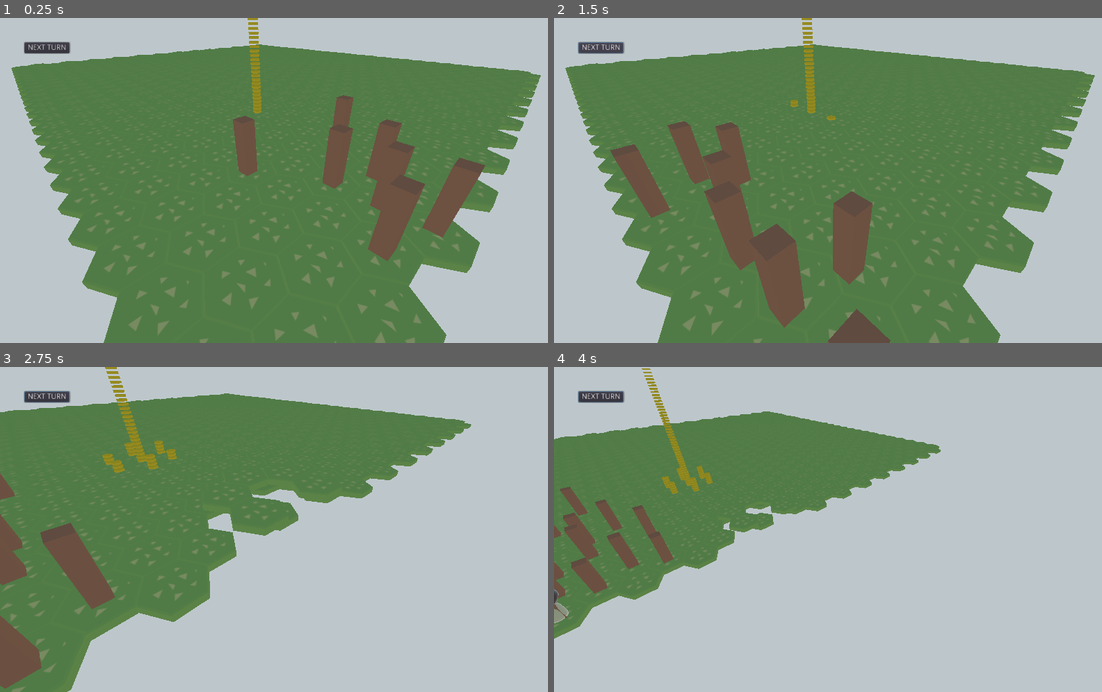
Above: before the commit, frames 1-4 (two rows, left to right).
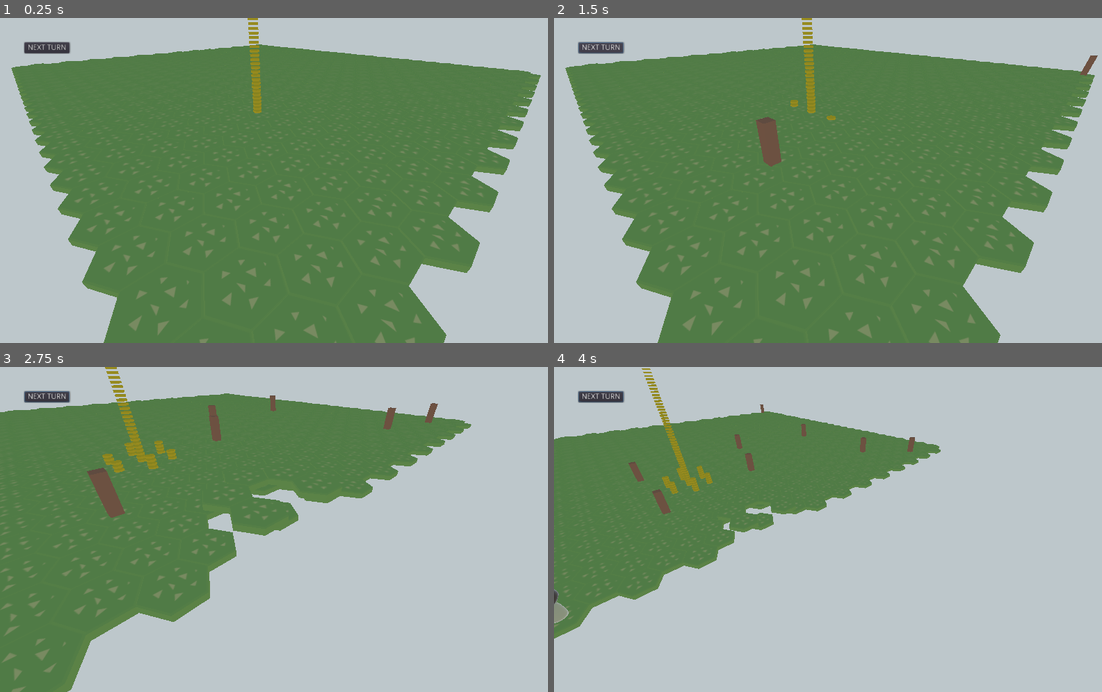
Above: after the commit, the same moments.

Repository: BVenturaDev/UMM
Game: Godot game, scene res://scenes/levels/main_level.tscn
Two runs of this game, one before a commit and one after it. Both use one fixed random seed, a clock stepped at 60 frames per second and the inputs below.
Inputs (mouse positions are in pixels of both pictures, inside the frame that each line leads up to):
- Up to frame 1 (0.25 s): no input
- Up to frame 2 (1.5 s): click "NEXT TURN" at 0.5 s; click "NEXT TURN" at 1.25 s
- Up to frame 3 (2.75 s): tap Enter (ui_accept) at 2, 2.27 s; move the mouse to (400, 513) at 2.02 s; hold Right (ui_right) from 2.03 s (still down); click (400, 513) at 2.17 s
- Up to frame 4 (4 s): move the mouse to (718, 545) at 2.77 s; release Right (ui_right) at 2.78 s; hold Down (ui_down) 2.78-3.53 s; tap Enter (ui_accept) at 3.02 s; move the mouse to (888, 458) at 3.52 s; hold Right (ui_right) from 3.53 s (still down)

The runs differ from the first frame. In frame 1, 5.4% of the frame differs, in the area x 42-89%, y 23-75%; in frame 2, 9.0%, in the area x 10-100%, y 11-100%; in frame 3, 4.3%; in frame 4, 2.5%.

Commit message:
Critters spawn randomly around the map on empy tiles

Diff:
--- a/project.godot
+++ b/project.godot
@@ -40,6 +40,7 @@
 
 Globals="*res://src/singletons/globals.gd"
 GameSignals="*res://src/singletons/game_signals.gd"
+TilesReferences="*res://src/singletons/tiles_references.gd"
 
 [debug]
 
--- a/scenes/levels/main_level.tscn
+++ b/scenes/levels/main_level.tscn
@@ -1,10 +1,8 @@
-[gd_scene load_steps=15 format=2]
+[gd_scene load_steps=13 format=2]
 
-[ext_resource path="res://scenes/props/grid_editor.tscn" type="PackedScene" id=1]
 [ext_resource path="res://scenes/props/grid.tscn" type="PackedScene" id=2]
 [ext_resource path="res://scenes/entities/fungus.tscn" type="PackedScene" id=3]
 [ext_resource path="res://scenes/entities/control_camera.tscn" type="PackedScene" id=4]
-[ext_resource path="res://scenes/entities/critter.tscn" type="PackedScene" id=5]
 [ext_resource path="res://scenes/entities/gather_shroom.tscn" type="PackedScene" id=6]
 [ext_resource path="res://src/states/game/player_turn.gd" type="Script" id=7]
 [ext_resource path="res://src/states/game/nature_turn.gd" type="Script" id=8]
@@ -50,9 +48,6 @@
 [node name="nature_turn" type="Node" parent="state_machine"]
 script = ExtResource( 8 )
 
-[node name="grid_editor" parent="." instance=ExtResource( 1 )]
-map_size = 8
-
 [node name="grid" parent="." instance=ExtResource( 2 )]
 
 [node name="Control_Camera" parent="." instance=ExtResource( 4 )]
@@ -76,37 +71,6 @@
 "nature",
 ] instance=ExtResource( 3 )]
 
-[node name="critters" type="Spatial" parent="."]
-
-[node name="critter4" parent="critters" instance=ExtResource( 5 )]
-transform = Transform( 1, 0, 0, 0, 1, 0, 0, 0, 1, 6.00668, 0.279601, 4.40851 )
-tween = NodePath("../critter/Tween")
-coord_x = 1
-
-[node name="critter5" parent="critters" instance=ExtResource( 5 )]
-transform = Transform( 1, 0, 0, 0, 1, 0, 0, 0, 1, 2.46351, 0.2796, 7.48031 )
-coord_x = 2
-
-[node name="critter6" parent="critters" instance=ExtResource( 5 )]
-transform = Transform( 1, 0, 0, 0, 1, 0, 0, 0, 1, 1.57596, 0.2796, 6.05869 )
-coord_x = 3
-
-[node name="critter7" parent="critters" instance=ExtResource( 5 )]
-transform = Transform( 1, 0, 0, 0, 1, 0, 0, 0, 1, 0.122629, 0.2796, 6.21586 )
-coord_x = 4
-
-[node name="critter" parent="critters" instance=ExtResource( 5 )]
-transform = Transform( 1, 0, 0, 0, 1, 0, 0, 0, 1, 3.33366, 0.2796, 6.01572 )
-coord_x = 5
-
-[node name="critter2" parent="critters" instance=ExtResource( 5 )]
-transform = Transform( 1, 0, 0, 0, 1, 0, 0, 0, 1, 0.830751, 0.2796, 4.48572 )
-coord_x = 6
-
-[node name="critter3" parent="critters" instance=ExtResource( 5 )]
-transform = Transform( 1, 0, 0, 0, 1, 0, 0, 0, 1, 5.04184, 0.2796, 8.9928 )
-coord_y = 1
-
 [node name="gather_shroom" parent="." instance=ExtResource( 6 )]
 transform = Transform( 0.75, 0, 0, 0, 0.75, 0, 0, 0, 0.75, 0, 0.350209, 0 )
 
--- a/scenes/props/tile.tscn
+++ b/scenes/props/tile.tscn
@@ -3,7 +3,9 @@
 [ext_resource path="res://scenes/props/hex_tile.tscn" type="PackedScene" id=1]
 [ext_resource path="res://src/props/tile.gd" type="Script" id=2]
 
-[node name="tile" type="Spatial"]
+[node name="tile" type="Spatial" groups=[
+"tile",
+]]
 script = ExtResource( 2 )
 
 [node name="hex_tile" parent="." instance=ExtResource( 1 )]
--- a/src/entities/critter.gd
+++ b/src/entities/critter.gd
@@ -9,15 +9,18 @@
 
 var current_tile: Tile setget set_current_tile
 
-func set_current_tile(new_value: Tile) -> void:
+func set_current_tile(new_tile: Tile) -> void:
 	if not is_instance_valid(current_tile):
-		current_tile = new_value
+		current_tile = new_tile
 		return
+	coord_x = new_tile.x
+	coord_y = new_tile.y
 	# Clean of the current tile
 	current_tile.critter = null
-	current_tile = new_value
+	current_tile = new_tile
 	# Assign to the new tile
 	current_tile.critter = self
+	actualize_neighbors()
 
 
 func _ready() -> void:
--- a/src/props/grid.gd
+++ b/src/props/grid.gd
@@ -1,6 +1,5 @@
 extends Spatial
 # Constants
-const MAP_SIZE = 50
 const X_OFFSET: float = 1.7
 const Z_OFFSET: float = 1.5
 
@@ -14,7 +13,6 @@
 
 func _ready() -> void:
 	Globals.grid = self
-	# Clean editor, just
 	# Generate the grid
 	_generate_grid(Globals.MAP_SIZE)
 
--- a/src/props/tile.gd
+++ b/src/props/tile.gd
@@ -14,9 +14,20 @@
 var odd_row: bool = false
 var owner_fungus: Object = null
 var turn_used: bool = false
-var critter: Spatial = null
+var critter: Object = null setget set_critter
+
+func set_critter(new_value: Object) -> void:
+	if not new_value:
+		TilesReferences.tile_without_critter(self)
+	else:
+		TilesReferences.tile_with_critter(self)
+	critter = new_value
 # Array of all food stored in this tile
 var tile_food: Array = []
+
+func _ready() -> void:
+	# Initialize the reference dictionary for tiles without critters
+	self.critter = null
 
 func spawn_food() -> void:
 	var new_food = food.instance()
--- a/src/singletons/globals.gd
+++ b/src/singletons/globals.gd
@@ -2,11 +2,11 @@
 
 # Constants
 const DEBUG: bool = false
-const DEBUG_SM: bool = true
+const DEBUG_SM: bool = false
 # Map size - *** MUST BE EVEN ***
 const MAP_SIZE: int = 26
 
-var grid: Object = null
+var grid: Object
 var rng = RandomNumberGenerator.new()
 
 func _ready() -> void:
--- a/src/singletons/tiles_references.gd
+++ b/src/singletons/tiles_references.gd
@@ -1 +1,29 @@
 extends Node
+
+var empty_tiles := {}
+
+func _ready() -> void:
+	empty_tiles.clear()
+	# This wait for the first frame to succed
+	yield(get_tree(),"idle_frame")
+#	for tile in get_tree().get_nodes_in_group("tile"):
+#		if not is_instance_valid(tile.critter):
+#			empty_tiles[tile.name] = tile
+
+func get_tiles_without_critters() -> Array:
+	return empty_tiles.keys()
+
+func tile_without_critter(tile: Object) -> void:
+	empty_tiles[tile.name] = tile
+
+func tile_with_critter(tile: Object) -> void:
+	# warning-ignore:return_value_discarded
+	empty_tiles.erase(tile.name)
+
+func get_random_tile_without_critter() -> Object:
+	if empty_tiles.size() > 0:
+		var all_keys = empty_tiles.keys()
+		all_keys.shuffle()
+		var random_tile = empty_tiles.get(all_keys[0])
+		return random_tile
+	return null
--- a/src/states/game/nature_turn.gd
+++ b/src/states/game/nature_turn.gd
@@ -36,6 +36,10 @@
 
 func _spawn_critter() -> void:
 	var critter : Critter = critter_scene.instance()
-	critter.current_tile = null
+	var random_tile: Spatial = TilesReferences.get_random_tile_without_critter()
+	if not is_instance_valid(random_tile):
+		return
+	critter.transform.origin = random_tile.transform.origin
+	critter.set_coord(random_tile.x,random_tile.y)
 	get_tree().current_scene.add_child(critter)
 	pass
